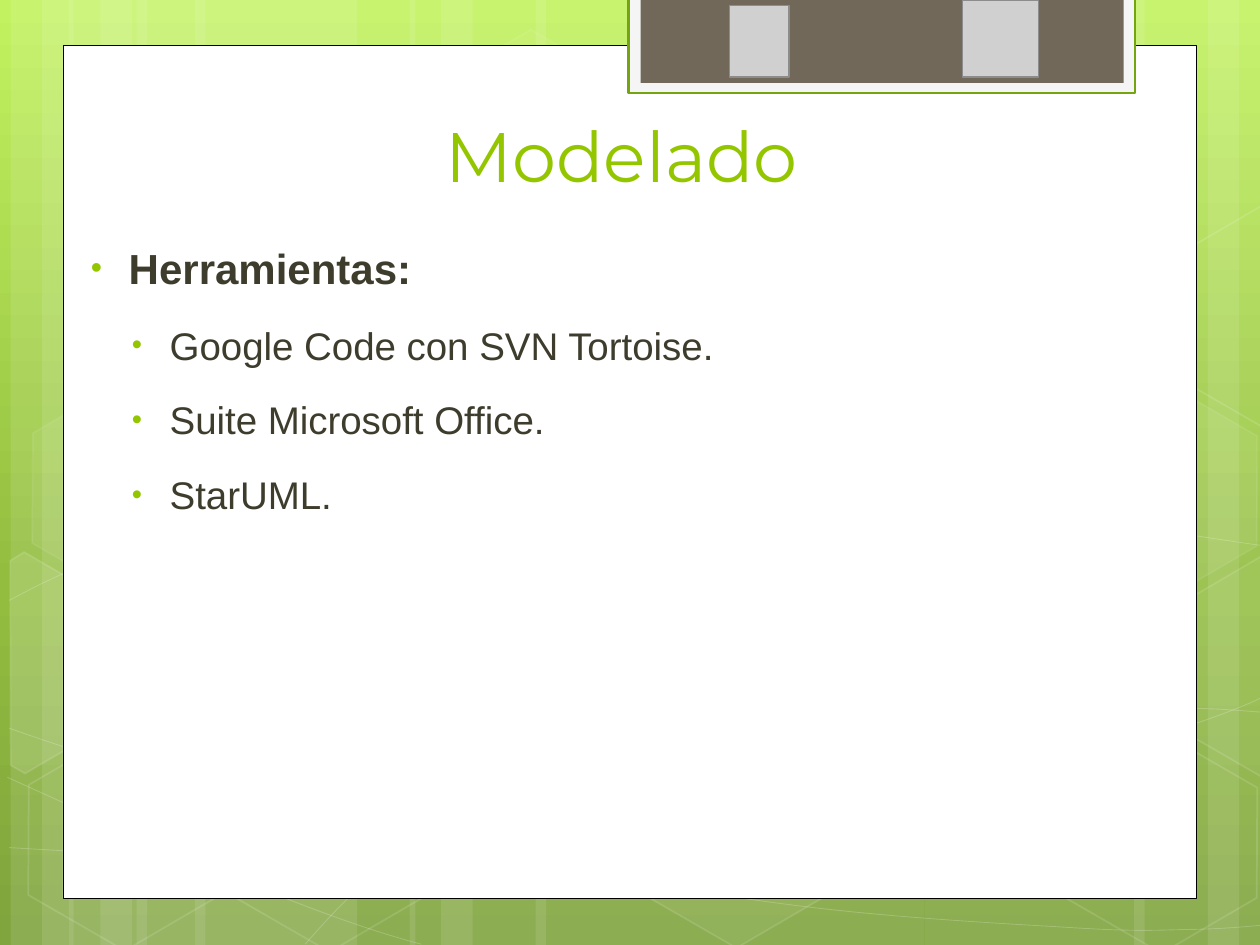
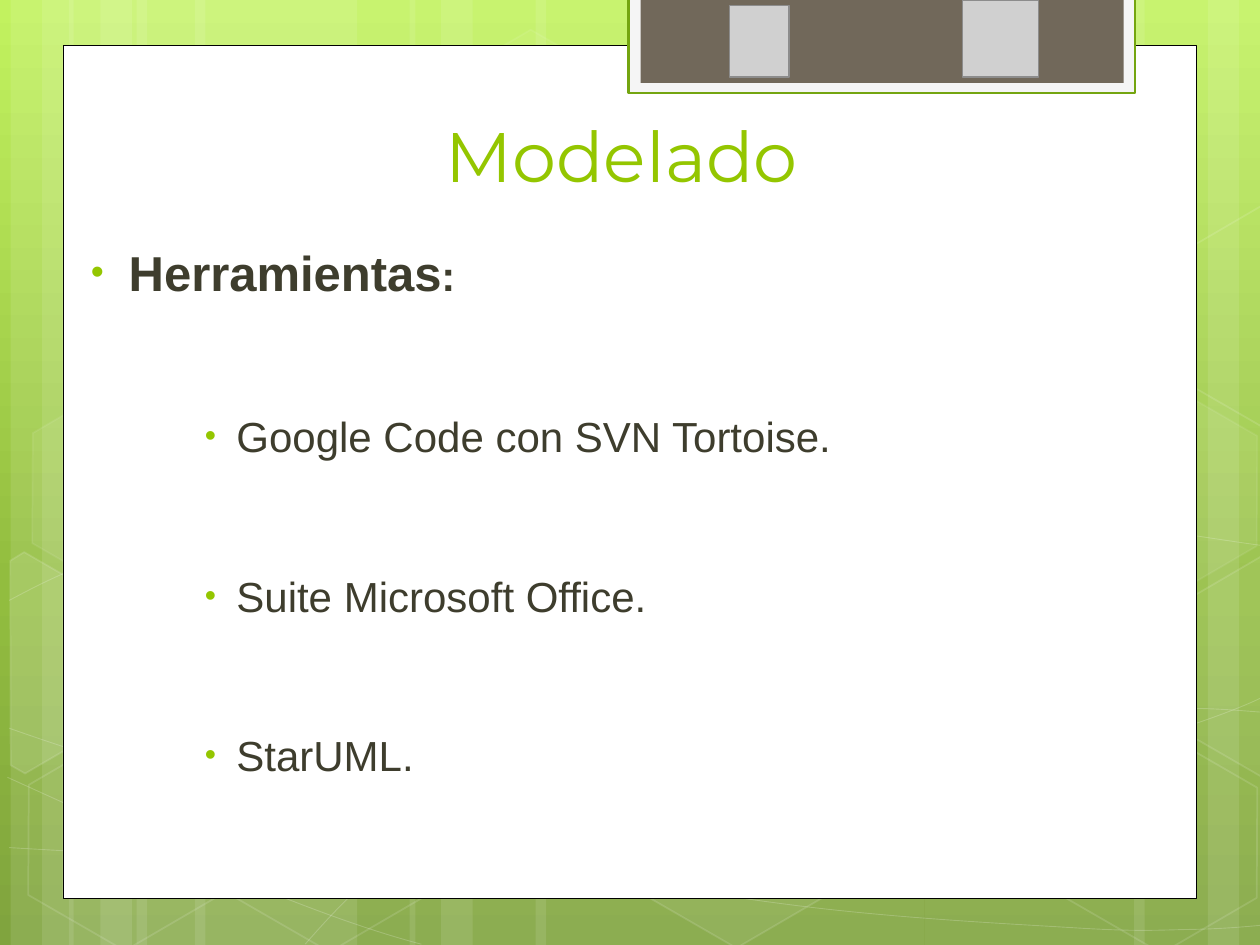
Before and after one commit to ptissera/habilitacion-profesional-2012-4k4, a slide deck: slide 22 of Documentacion/Proyecto/Presentacion Final/Exposicion Final.pptx. Drawn at 1260x945 pixels with LibreOffice and Linux fonts; fonts in the diff are those of the drawing; grey boxes stand for pictures. Boxes give left, top, right and bottom in pixels: in the first picture for what was removed or moved away, otherwise in the second. Text is boxed around its words. In the diff, an @@ line names an element or a change of style, - is before the commit and + after.

```diff
--- a/Documentacion/Proyecto/Presentacion Final/Exposicion Final.pptx
+++ b/Documentacion/Proyecto/Presentacion Final/Exposicion Final.pptx
@@ text "Herramientas:" at (129, 255, 831, 772): size 24 to 28 pt in "Herramientas:"; size 22 to 24 pt in "Google Code con SVN Tortoise.", "Suite Microsoft Office.", "StarUML."; list level 2 to 4 in "Google Code con SVN Tortoise."; list level 2 to 4 in "Suite Microsoft Office."; list level 2 to 4 in "StarUML." @@
```
Also in this commit, not shown: 8 other slides changed.
